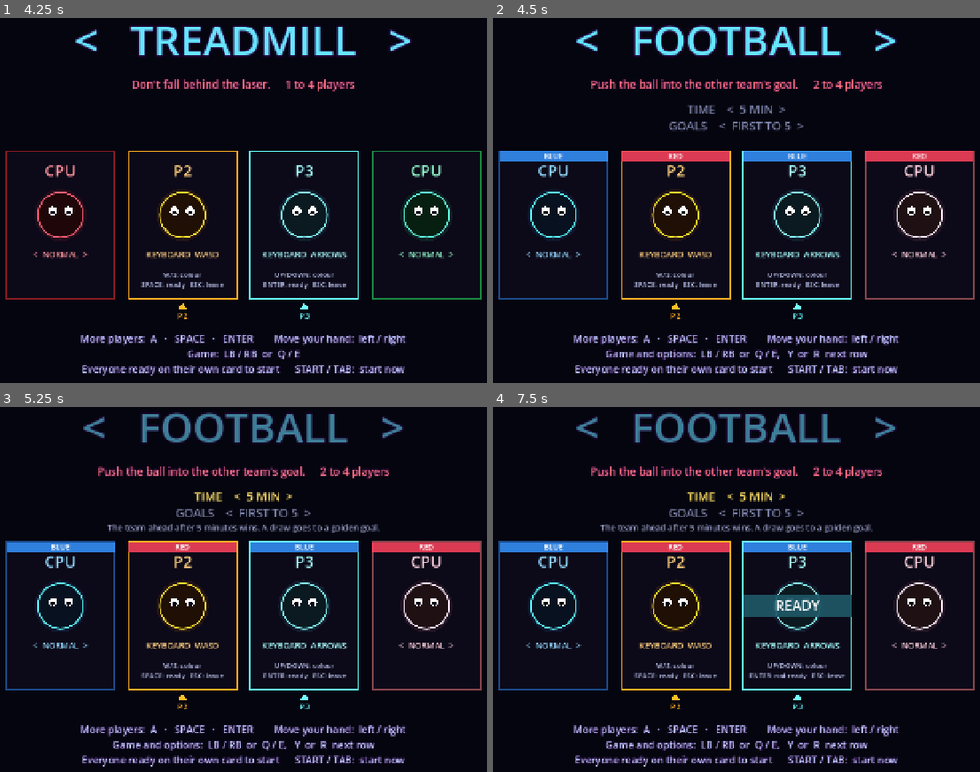
Above: before the commit, frames 1-4 (two rows, left to right).
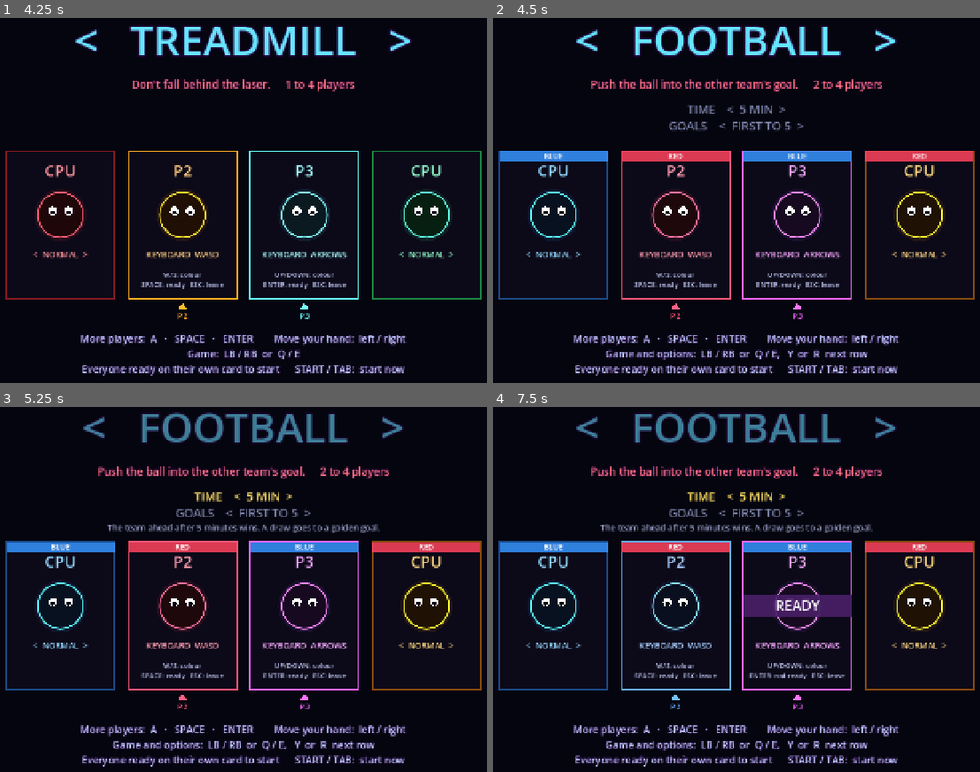
Above: after the commit, the same moments.

Repository: mrjkey/blobs
Game: Godot game, scene res://ui/menus/main_menu.tscn
The game is run twice, just before and just after one commit, with the same random seed, the same clock (stepped at 60 frames per second) and the same inputs.
Inputs (mouse positions are in pixels of both pictures, inside the frame that each line leads up to):
- Up to frame 1 (4.25 s): click "PLAY" at 0.5 s; tap Enter at 1.25, 2.85 s; move the mouse to (399, 167) at 1.27 s; hold Right (ui_right) 1.28-2 s; tap Space (push) at 1.35 s; click (399, 167) at 1.42 s; tap R (restart) at 2, 2.75, 3.5 s; drag from (102, 218) to (209, 291) at 2.02 s; move the mouse to (316, 83) at 2.77 s; hold Right (ui_right) 2.78-3.5 s; drag from (209, 291) to (29, 120) at 3.52 s
- Up to frame 2 (4.5 s): tap R (restart) at 4.25 s; move the mouse to (950, 266) at 4.27 s; hold Left (ui_left) from 4.28 s (still down); tap Q at 4.35 s
- Up to frame 3 (5.25 s): release Left (ui_left) at 5 s; tap R (restart) at 5 s; drag from (29, 509) to (136, 458) at 5.02 s
- Up to frame 4 (7.5 s): move the mouse to (770, 582) at 5.77 s; hold S 5.78-6.5 s; tap Space (push) at 5.85 s; click (770, 582) at 5.92 s; drag from (629, 458) to (595, 607) at 6.52 s; move the mouse to (892, 556) at 7.27 s; hold W from 7.28 s (still down); tap Enter at 7.35 s

Frame 1 is identical in both runs. In frame 2, 2.1% of the frame differs, in the area x 26-99%, y 36-83%; in frame 3, 2.5%; in frame 4, 4.5%.

Commit message:
better football

Diff:
--- a/entities/blob/blob_stats.gd
+++ b/entities/blob/blob_stats.gd
@@ -46,8 +46,8 @@
 @export var dash_hit_stun := 0.3   # a solid dash knocks the blob it hits out of control this long
 
 @export_group("Energy")
-@export var energy_segments := 3   # size of the bar
-@export var energy_regen := 0.45   # segments refilled per second
+@export var energy_segments := 4   # size of the bar
+@export var energy_regen := 0.85   # segments refilled per second
 @export var energy_regen_delay := 0.35 # refilling pauses this long after spending
 @export var dash_cost := 1.0
 @export var push_cost := 1.0
--- a/modes/game_mode.gd
+++ b/modes/game_mode.gd
@@ -112,13 +112,11 @@
 
 ## The blob for `slots[i]` at `pos`: a human with their keys and gamepad
 ## (tagged P1..P4 when there's more than one human), or a computer with this
-## mode's brain at the slot's level. In a team mode it gets its seat's team,
-## and a computer is coloured in a shade of the team's colour.
+## mode's brain at the slot's level. In a team mode it gets its seat's team
+## and plays in the seat's team colour (PlayerSlot.color_in).
 func spawn_slot(i: int, pos: Vector2) -> Blob:
 	var b := _spawn_slot_blob(i, pos)
 	b.team = slot_team(i)
-	if b.team >= 0 and not slots[i].human:
-		b.color = slot_color(i)
 	return b
 
 
@@ -127,18 +125,9 @@
 	return info.team_of(slots[i].number - 1) if info != null else -1
 
 
-## The colour `slots[i]` plays in.
-func slot_color(i: int) -> Color:
-	var slot := slots[i]
-	var team := slot_team(i)
-	if team >= 0 and not slot.human:
-		return GameTheme.current().team_shade(team, 1 if slot.number > 2 else 0)
-	return GameTheme.current().palette_color(slot.color_index)
-
-
 func _spawn_slot_blob(i: int, pos: Vector2) -> Blob:
 	var slot := slots[i]
-	var color := slot_color(i)
+	var color := slot.color_in(info)
 	if slot.human:
 		var input := PlayerInput.new()
 		input.profile = slot.profile
--- a/modes/player_slot.gd
+++ b/modes/player_slot.gd
@@ -14,6 +14,9 @@
 @export var number := 1 # the seat, 1..4: P1..P4
 @export var human := false
 @export var color_index := 0 # into GameTheme.palette()
+## In a team mode, play in the seat's team colour (GameTheme.team_member_color)
+## instead of color_index. Players turn it off by picking a colour in the lobby.
+@export var team_color := true
 
 @export_group("Human")
 @export var profile: InputProfile = KEYS_ALL # keys and gamepad buttons
@@ -82,6 +85,16 @@
 		taken[next] = true
 
 
+## The colour this slot plays in, in mode `info`: its seat's team colour in
+## a team mode (unless a player picked their own), else its palette colour.
+func color_in(info: ModeInfo) -> Color:
+	var theme := GameTheme.current()
+	var team := info.team_of(number - 1) if info != null else -1
+	if team >= 0 and (team_color or not human):
+		return theme.team_member_color(team, number > 2)
+	return theme.palette_color(color_index)
+
+
 ## Who this is in a menu: "KEYBOARD  WASD", "CONTROLLER 2", "CPU  NORMAL".
 func describe() -> String:
 	if not human:
--- a/themes/game_theme.gd
+++ b/themes/game_theme.gd
@@ -10,7 +10,11 @@
 
 const DEFAULT := "res://themes/neon/neon.tres"
 ## Team colours (team 0, team 1) for team modes, unless a theme sets "team.0" / "team.1".
-const TEAM_COLORS: Array[Color] = [Color(0.25, 0.55, 1.0), Color(1.0, 0.35, 0.25)]
+## The team's first seat plays in it too.
+const TEAM_COLORS: Array[Color] = [Color(0.2, 0.5, 1.0), Color(1.0, 0.25, 0.2)]
+## The colour of each team's second seat, unless a theme sets "team.0.second" / "team.1.second":
+## blue team purple, red team orange.
+const TEAM_SECOND_COLORS: Array[Color] = [Color(0.65, 0.3, 1.0), Color(1.0, 0.6, 0.1)]
 
 @export var display_name := "Neon"
 @export var style: ThemeStyle
@@ -71,10 +75,13 @@
 	return value("team.%d" % team, TEAM_COLORS[posmod(team, TEAM_COLORS.size())])
 
 
-## A computer's colour in a team mode: its team's colour, lighter for the
-## team's second seat (k = 1), so teammates can be told apart.
-func team_shade(team: int, k: int) -> Color:
-	return team_color(team).lerp(Color.WHITE, 0.35 * k)
+## The colour of a team's first seat (`second` false: the team's colour) or
+## its second seat (blue team: purple, red team: orange), so teammates can be
+## told apart.
+func team_member_color(team: int, second: bool) -> Color:
+	if not second:
+		return team_color(team)
+	return value("team.%d.second" % team, TEAM_SECOND_COLORS[posmod(team, TEAM_SECOND_COLORS.size())])
 
 
 ## Draws `node` with this theme's override for `element`, if it has one.
--- a/themes/neon/neon.tres
+++ b/themes/neon/neon.tres
@@ -47,6 +47,8 @@
 "pitch.wall": Color(0.5, 0.3, 1, 1),
 "team.0": Color(0.2, 0.55, 1, 1),
 "team.1": Color(1, 0.25, 0.35, 1),
+"team.0.second": Color(0.7, 0.3, 1, 1),
+"team.1.second": Color(1, 0.55, 0.1, 1),
 "track.floor": Color(0, 0, 0, 0),
 "track.shade": Color(0.03, 0, 0.06, 0.75),
 "track.belt": Color(0.35, 0.3, 1, 0.2),
--- a/ui/menus/lobby/lobby.gd
+++ b/ui/menus/lobby/lobby.gd
@@ -356,7 +356,12 @@
 
 
 func _step_color(seat: int, step: int) -> void:
-	_step_color_of(seats[seat], seat, step)
+	var slot: PlayerSlot = seats[seat]
+	if slot.team_color and info.team_of(seat) >= 0:
+		slot.team_color = false # first press in a team mode: leave the team colour
+		if not _color_taken(slot.color_index, seat):
+			return
+	_step_color_of(slot, seat, step)
 
 
 func _step_color_of(slot: PlayerSlot, seat: int, step: int) -> void:
@@ -403,13 +408,12 @@
 		card.team_name = info.teams[team] if team >= 0 else ""
 		card.team_color = theme.team_color(team) if team >= 0 else Color.WHITE
 		if seats[i] != null:
-			var cpu_shade: bool = team >= 0 and not seats[i].human # as GameMode.slot_color()
-			card.color = theme.team_shade(team, 1 if i >= 2 else 0) if cpu_shade else theme.palette_color(seats[i].color_index)
+			card.color = seats[i].color_in(info)
 	for d: String in players:
 		var p: Dictionary = players[d]
 		var own: PlayerSlot = seats[p.seat]
 		var card: LobbyCard = cards[p.hand]
-		card.hands.append(["P%d" % own.number, theme.palette_color(own.color_index)])
+		card.hands.append(["P%d" % own.number, own.color_in(info)])
 		if card.hint == "":
 			card.hint = _hint_for(d, p)
 		cards[p.seat].player_ready = p.ready
Not shown, changed: docs/ARCHITECTURE.md
